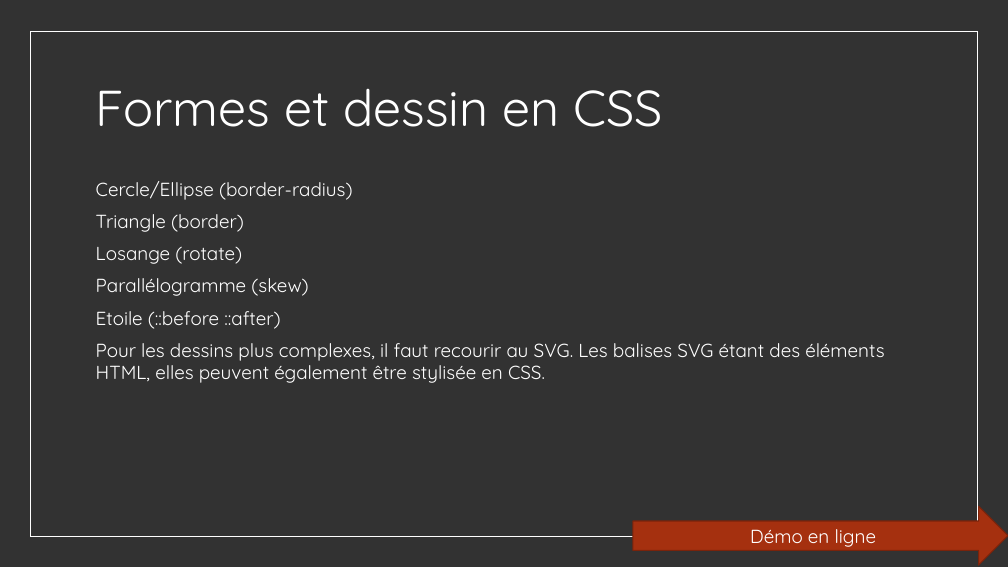
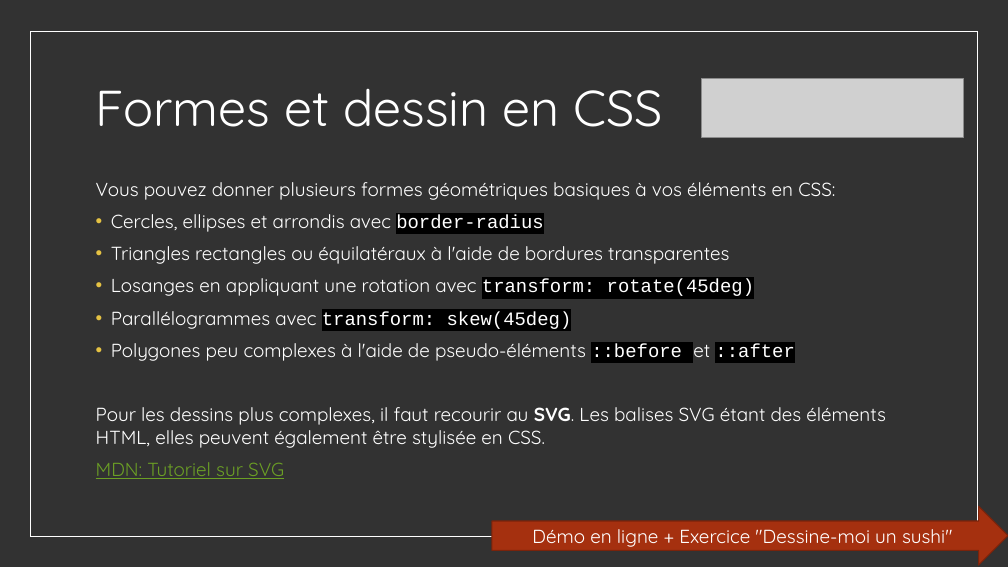
Before and after one commit to worldline/html-css-training, a slide deck: slide 20 of presenter_fr.pptx (slide 18 before the commit). Drawn at 1008x567 pixels with LibreOffice and Linux fonts; fonts in the diff are those of the drawing; grey boxes stand for pictures. Boxes give left, top, right and bottom in pixels: in the first picture for what was removed or moved away, otherwise in the second. Text is boxed around its words. In the diff, an @@ line names an element or a change of style, - is before the commit and + after.

Commit message:
add exercices solutions + update slides

```diff
--- a/presenter_fr.pptx
+++ b/presenter_fr.pptx
@@ picture added at (x1=702, y1=78, x2=963, y2=138) @@
@@ text at (x1=96, y1=182, x2=835, y2=361): text changed @@
-Cercle/Ellipse (border-radius)
-Triangle (border)
-Losange (rotate)
-Parallélogramme (skew)
-Etoile (::before ::after)
+Vous pouvez donner plusieurs formes géométriques basiques à vos éléments en CSS:
+• Cercles, ellipses et arrondis avec border-radius
+• Triangles rectangles ou équilatéraux à l'aide de bordures transparentes
+• Losanges en appliquant une rotation avec transform: rotate(45deg)
+• Parallélogrammes avec transform: skew(45deg)
+• Polygones peu complexes à l'aide de pseudo-éléments ::before et ::after
@@ text at (x1=96, y1=407, x2=885, y2=448): bold on in "SVG." @@
@@ text at (x1=96, y1=462, x2=284, y2=479): paragraph added @@
+MDN: Tutoriel sur SVG
@@ right arrow "Démo en ligne + Exercice ..." resized from (x1=633, y1=507, x2=1008, y2=566) to (x1=492, y1=507, x2=1008, y2=566) @@
@@ text in right arrow at (x1=532, y1=529, x2=953, y2=547): text changed @@
-Démo en ligne
+Démo en ligne + Exercice "Dessine-moi un sushi"
```
Also in this commit, not shown: 4 other slides changed, 8 slides added, 18 other files.
